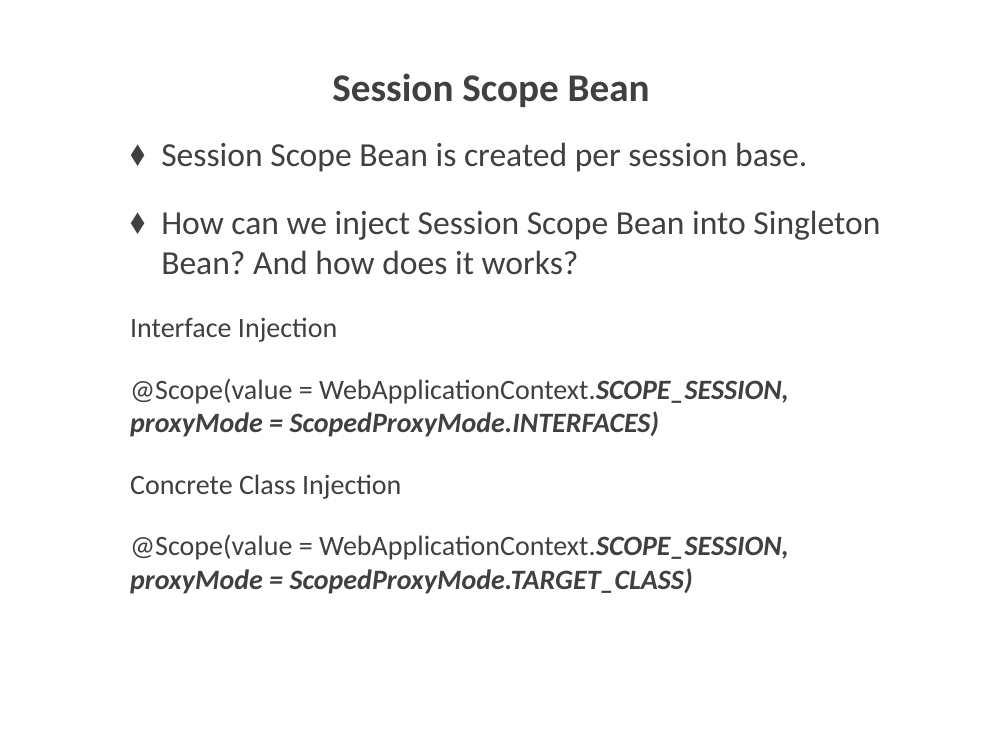
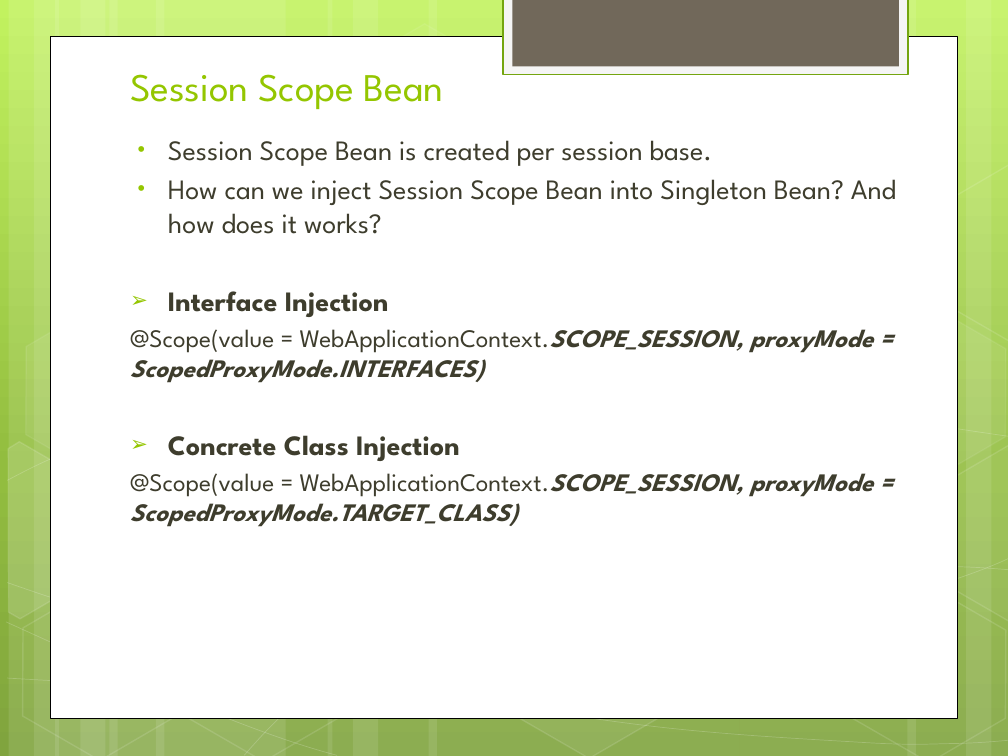
Before and after one commit to trvajjala/interview-preparation, a slide deck: slide 8 of documents/SpringCoreConcepts.pptx (slide 7 before the commit). Drawn at 1008x756 pixels with LibreOffice and Linux fonts; fonts in the diff are those of the drawing; background and template pictures are left out. Boxes give left, top, right and bottom in pixels: in the first picture for what was removed or moved away, otherwise in the second. Text is boxed around its words. In the diff, an @@ line names an element or a change of style, - is before the commit and + after.

```diff
--- a/documents/SpringCoreConcepts.pptx
+++ b/documents/SpringCoreConcepts.pptx
@@ background picture (left out) to gradient #C3F35F to #93BF3F to #81A53E @@
@@ rectangle added at (503, 0, 908, 75), fill #F5F5F5, outline #74A510 1.25 pt @@
@@ rectangle added at (512, 0, 898, 67), fill #71685A @@
@@ rectangle added at (50, 36, 958, 718), fill #FFFFFF, outline #000000 0.5 pt @@
@@ title "Session Scope Bean" at (130, 74, 444, 109): font Calibri to League Spartan, text colour #404040 to #94C600, bold off; alignment centre to left; line spacing 52pt to 1; vertical alignment middle to bottom @@
@@ text "Session Scope Bean is created ..." at (130, 140, 896, 527): size 24 to 20 pt in "Session Scope Bean is created per session ...", "How can we inject Session Scope Bean ..."; font Calibri to League Spartan, text colour #404040 to #3E3D2D; bold on in "Interface Injection", "Concrete Class Injection"; size 20 to 18 pt in "@Scope(value = WebApplicationContext.SCOPE_SESSION, proxyMod ...", "@Scope(value = WebApplicationContext.SCOPE_SESSION, proxyMod ..."; bullet ⬧ to •; less space between paragraphs; bullet none to ➢ @@
@@ group added at (0, 0, 1008, 756): 12 rectangles, 8 freeform shapes, 8 hexagons @@
```
Also in this commit, not shown: 12 other slides changed, 5 slides added, 11 other files.
